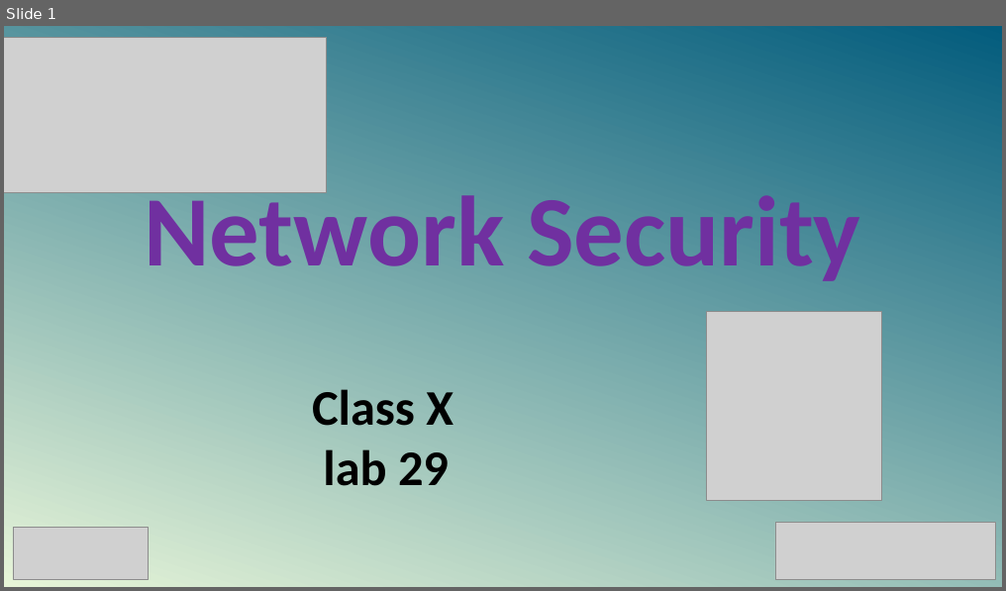
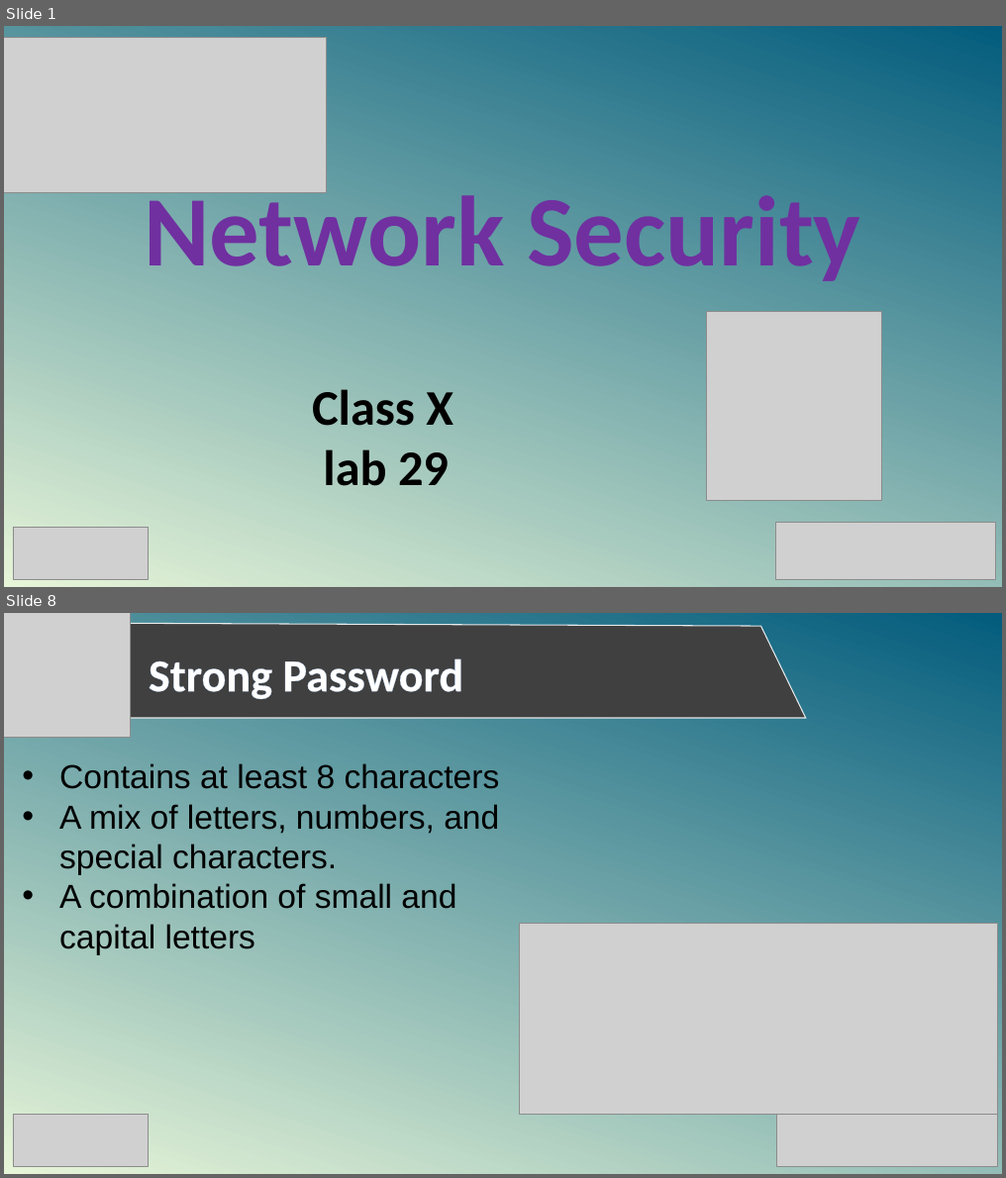
Before and after one commit to SabitDeepto/IIDP, a slide deck: Network Security/class 10/NetSec_11/2. Presentation/NetSec_11.pptx. Shown one above the other, each under a label of ours: slide 1 before the commit, slides 1 and 8 after it; the slides between them are not shown. The pictures are 1006x591 and 1006x1178 pixels, drawn with LibreOffice and Linux fonts; fonts in the diff are those of the drawing; grey boxes stand for pictures. Boxes give left, top, right and bottom in pixels: in the first picture for what was removed or moved away, otherwise in the second. Text is boxed around its words. In the diff, an @@ line names an element or a change of style, - is before the commit and + after.

```diff
--- a/Network Security/class 10/NetSec_11/2. Presentation/NetSec_11.pptx
+++ b/Network Security/class 10/NetSec_11/2. Presentation/NetSec_11.pptx
@@ slide 8 added at [4, 613, 1002, 1174], background gradient #E7F5D9 to #035C7D @@
@@ picture added at [4, 613, 131, 738] @@
@@ freeform shape added at [40, 623, 806, 718], fill #404040, outline #FFFFFF 1 pt @@
@@ text added at [149, 659, 464, 699], 44 pt, text #FFFFFF, bold @@
+Strong Password
@@ text added at [59, 763, 500, 956], 32 pt, text #000000 @@
+• Contains at least 8 characters
+• A mix of letters, numbers, and special characters.
+• A combination of small and capital letters
@@ picture added at [520, 924, 997, 1115] @@
@@ picture added at [13, 1115, 148, 1166] @@
@@ picture added at [776, 1109, 997, 1167] @@
```
Also in this commit, not shown: 9 other slides added, 9 slides removed, 6 other files.
